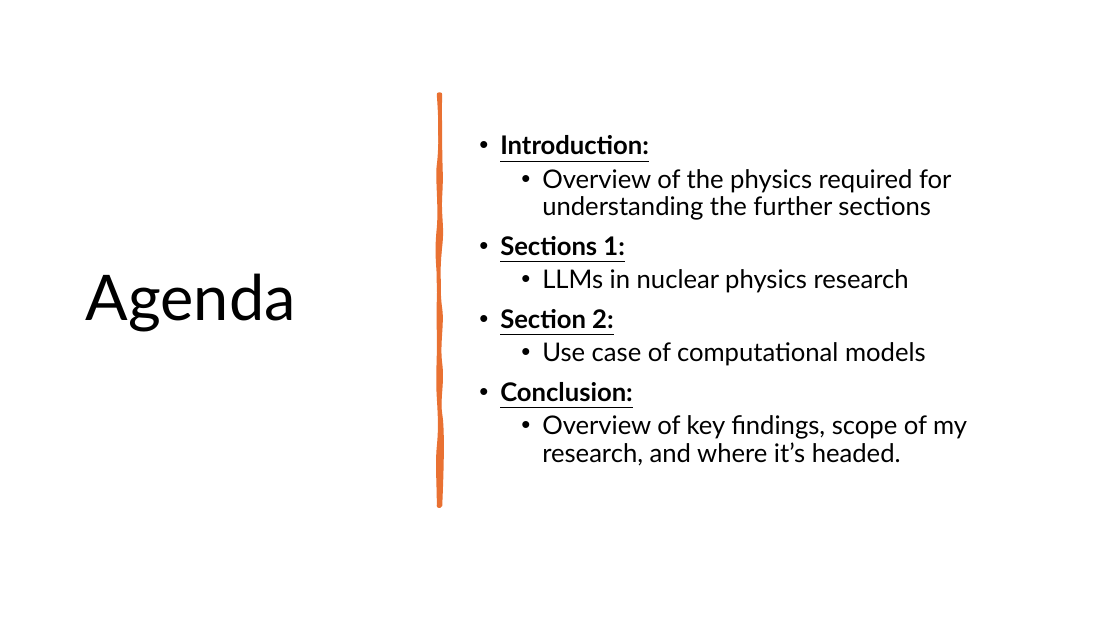
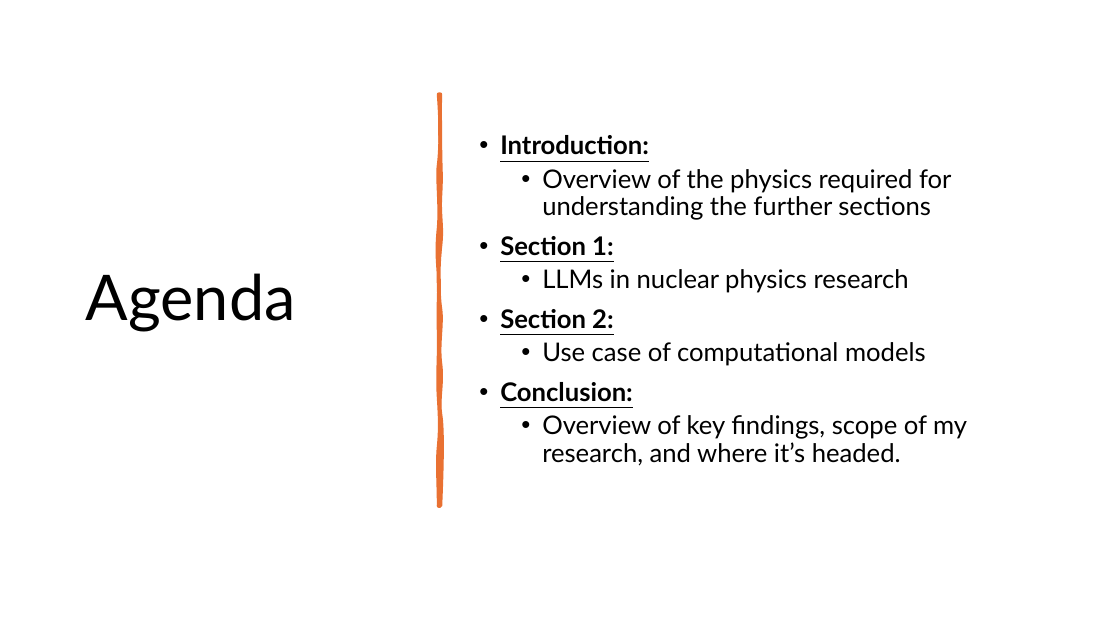
Before and after one commit to AveryStainles/G40A04, a slide deck: slide 2 of avalleevezina_G40_A04_Presentation_Draft.pptx. Drawn at 1120x630 pixels with LibreOffice and Linux fonts; fonts in the diff are those of the drawing. Boxes give left, top, right and bottom in pixels: in the first picture for what was removed or moved away, otherwise in the second. Text is boxed around its words. In the diff, an @@ line names an element or a change of style, - is before the commit and + after.

```diff
--- a/avalleevezina_G40_A04_Presentation_Draft.pptx
+++ b/avalleevezina_G40_A04_Presentation_Draft.pptx
@@ text at (x1=500, y1=236, x2=613, y2=256): text changed @@
-• Sections 1:
+• Section 1:
```
Also in this commit, not shown: 3 other slides changed, 3 slides added, 5 other files.
